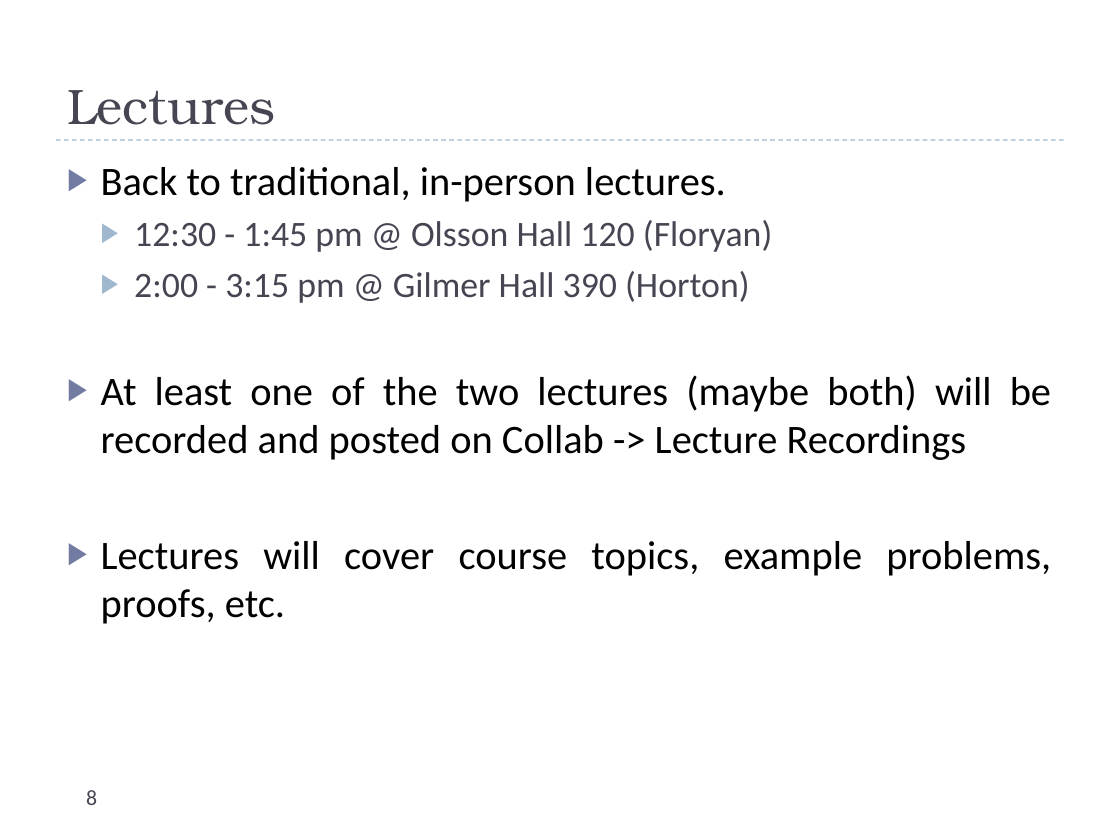
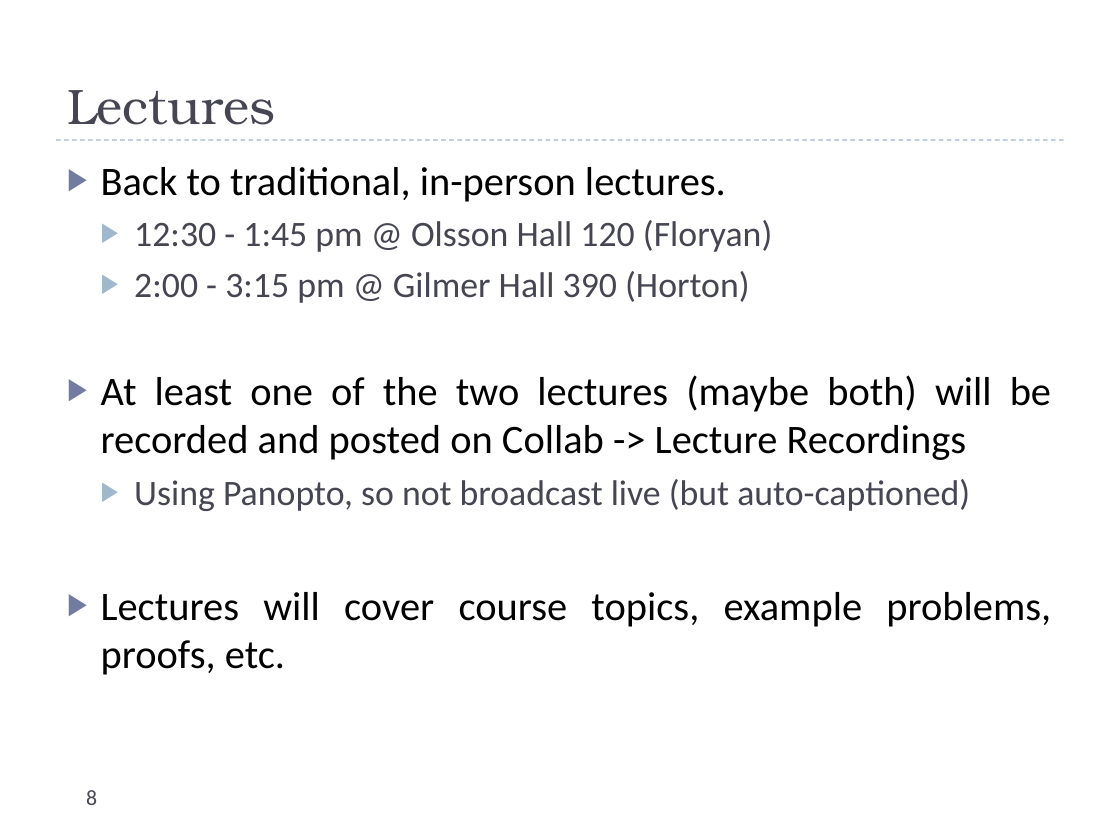
Before and after one commit to uva-cs/cs4102-f21, a slide deck: slide 8 of slides/courseintroduction.pptx. Drawn at 1120x840 pixels with LibreOffice and Linux fonts; fonts in the diff are those of the drawing. Boxes give left, top, right and bottom in pixels: in the first picture for what was removed or moved away, otherwise in the second. Text is boxed around its words. In the diff, an @@ line names an element or a change of style, - is before the commit and + after.

```diff
--- a/slides/courseintroduction.pptx
+++ b/slides/courseintroduction.pptx
@@ text at bbox=[134, 479, 970, 511]: paragraph added @@
+  ▶ Using Panopto, so not broadcast live (but auto-captioned)
```
Also in this commit, not shown: 5 other slides changed, 2 other files.
